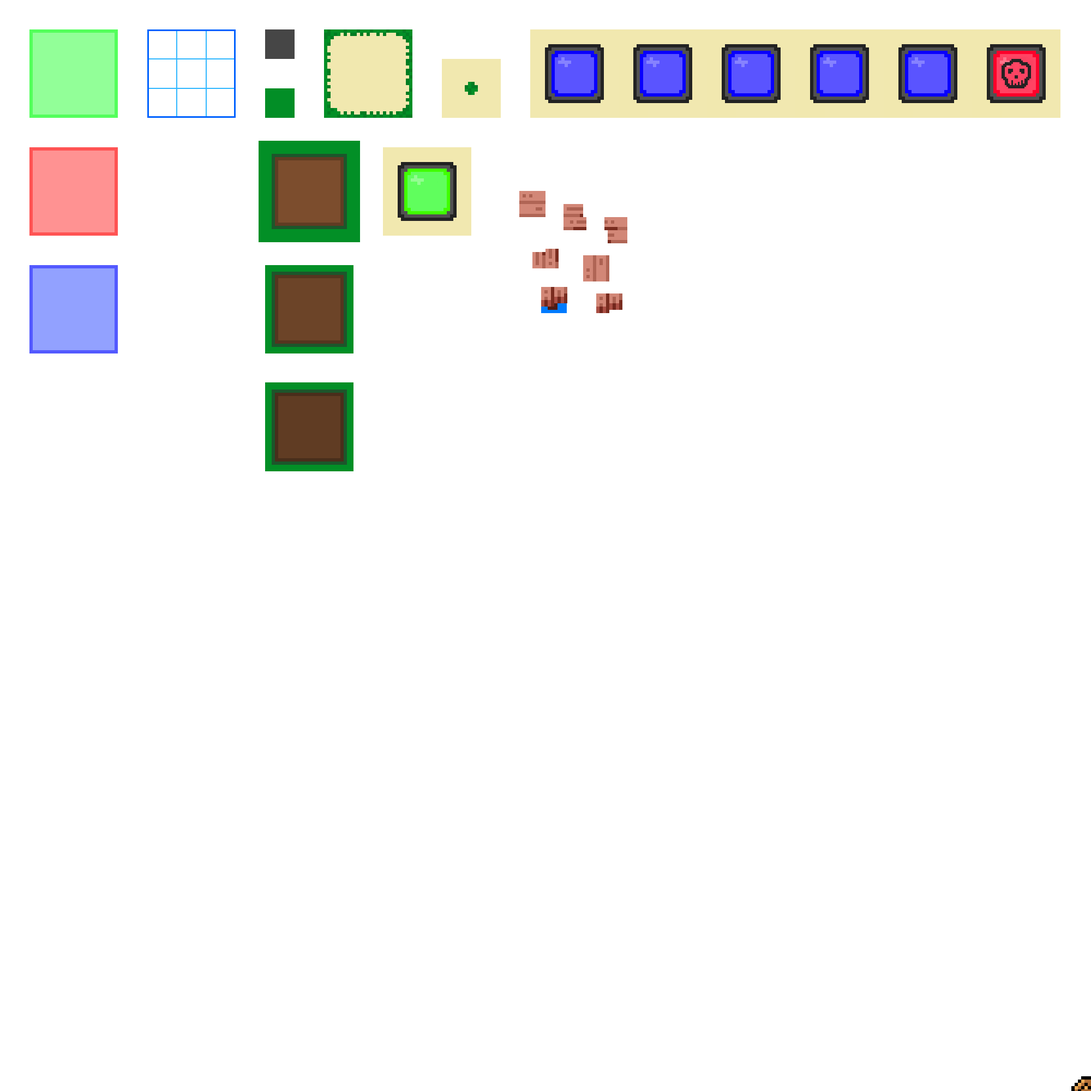
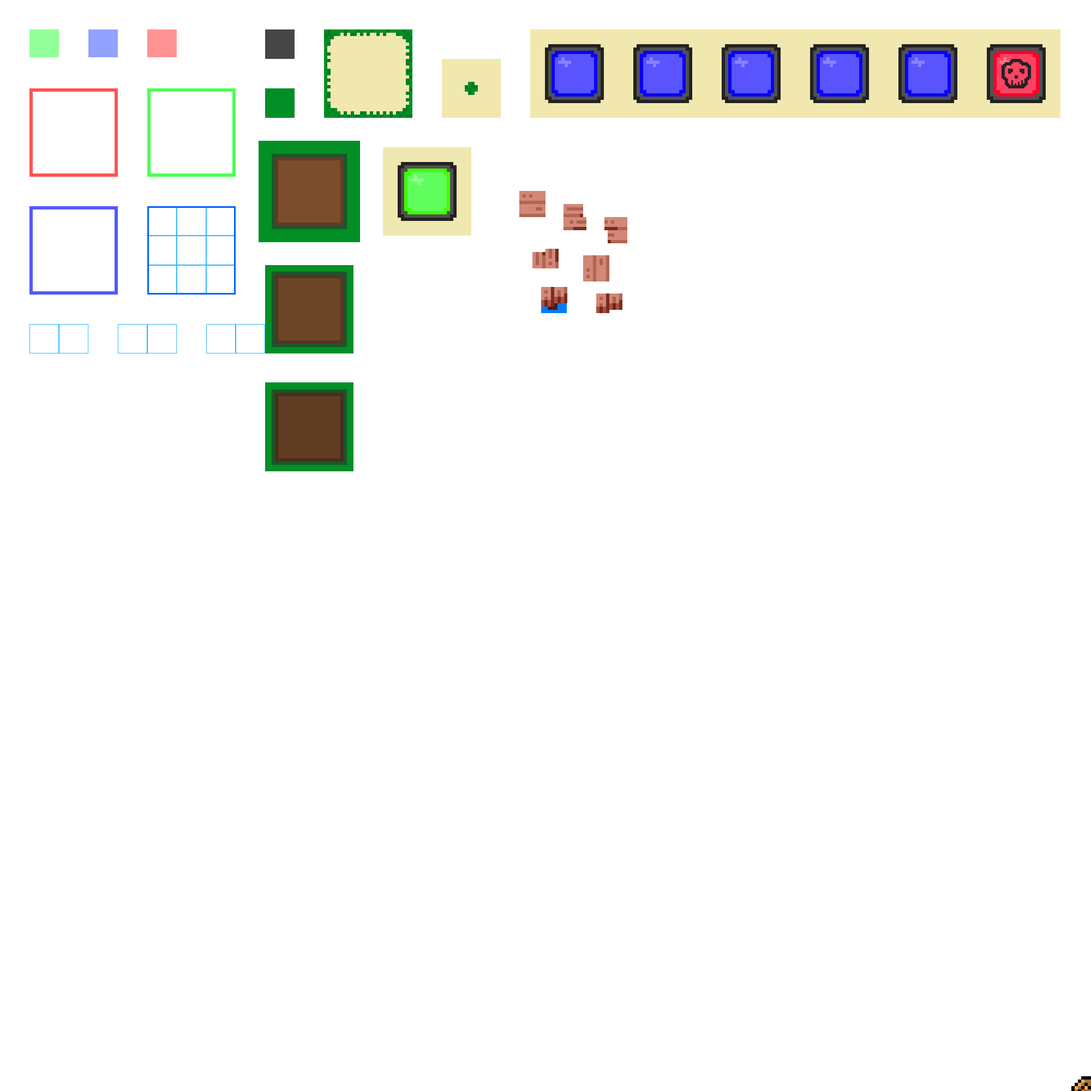
Layered file, before and after one edit (1091x1091). Changes by layer:
added layer "Calque 30" above "Calque 32" over [88, 29, 118, 58]
added layer "Calque 32" above "Calque 36" over [29, 324, 59, 354]
added layer "Calque 36" above "Calque 35" over [206, 324, 236, 354]
added layer "Calque 35" above "Calque 34" over [235, 324, 266, 354]
added layer "Calque 34" above "Calque 33" over [147, 324, 177, 354]
added layer "Calque 33" above "Calque 31" over [117, 324, 148, 354]
added layer "Calque 31" above "Calque 29" over [58, 324, 89, 354]
renamed "Calque 28" to "Calque 29", painted on it over [29, 29, 266, 354]
removed layer "Calque 27" over [29, 29, 266, 354]
